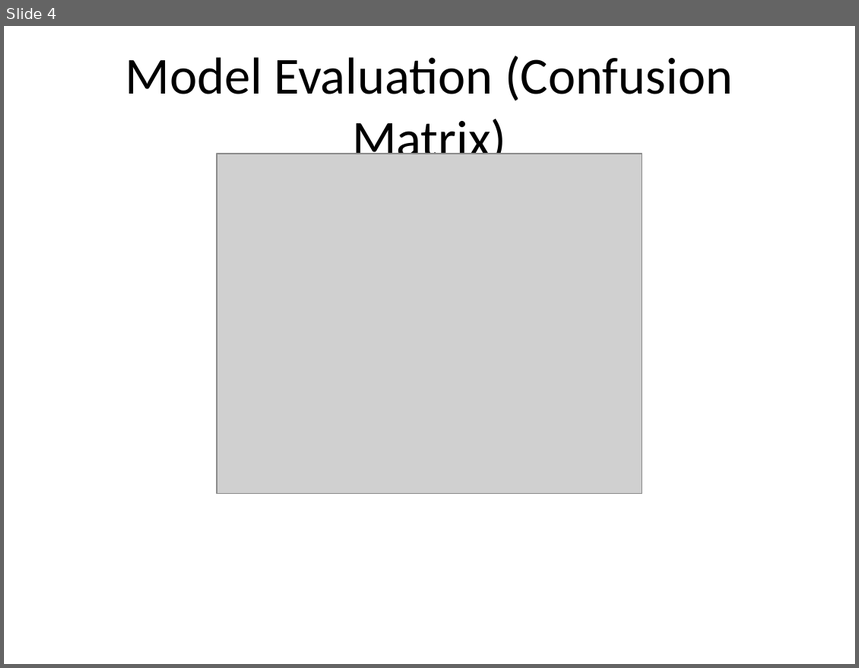
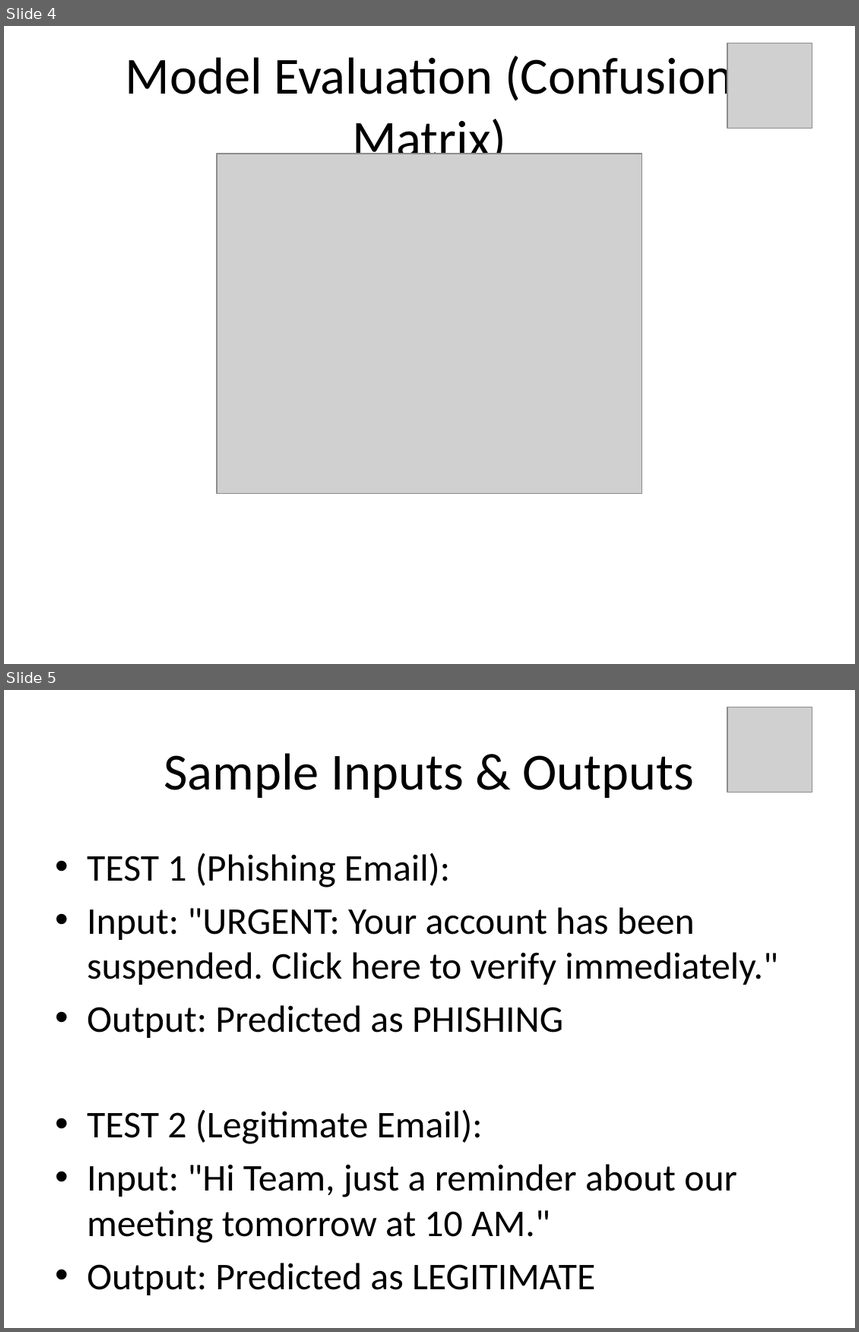
Before and after one commit to Venkat-sy/Internship, a slide deck: IICT/fake_mail_project_ppt.pptx. Shown one above the other, each under a label of ours: slide 4 before the commit, slides 4 and 5 after it. The pictures are 859x668 and 859x1332 pixels, drawn with LibreOffice and Linux fonts; fonts in the diff are those of the drawing; grey boxes stand for pictures. Boxes give left, top, right and bottom in pixels: in the first picture for what was removed or moved away, otherwise in the second. Text is boxed around its words. In the diff, an @@ line names an element or a change of style, - is before the commit and + after.

Commit message:
Restore massive 20-page Word reports and add Sample Inputs to PPTX with name correctly updated

```diff
--- a/IICT/fake_mail_project_ppt.pptx
+++ b/IICT/fake_mail_project_ppt.pptx
@@ slide 5 added at (x1=4, y1=690, x2=855, y2=1328), background #FFFFFF @@
@@ picture added at (x1=728, y1=707, x2=813, y2=792) @@
@@ title added at (x1=164, y1=753, x2=695, y2=798), 44 pt, text #000000 @@
+Sample Inputs & Outputs
@@ text added at (x1=87, y1=853, x2=778, y2=1243), 32 pt, text #000000 @@
+• TEST 1 (Phishing Email):
+• Input: "URGENT: Your account has been suspended. Click here to verify immediately."
+• Output: Predicted as PHISHING
+• TEST 2 (Legitimate Email):
+• Input: "Hi Team, just a reminder about our meeting tomorrow at 10 AM."
+• Output: Predicted as LEGITIMATE
@@ slide 4 changed as well @@
@@ picture added at (x1=728, y1=43, x2=813, y2=128) @@
```
Also in this commit, not shown: 4 other slides changed, 6 other files.
